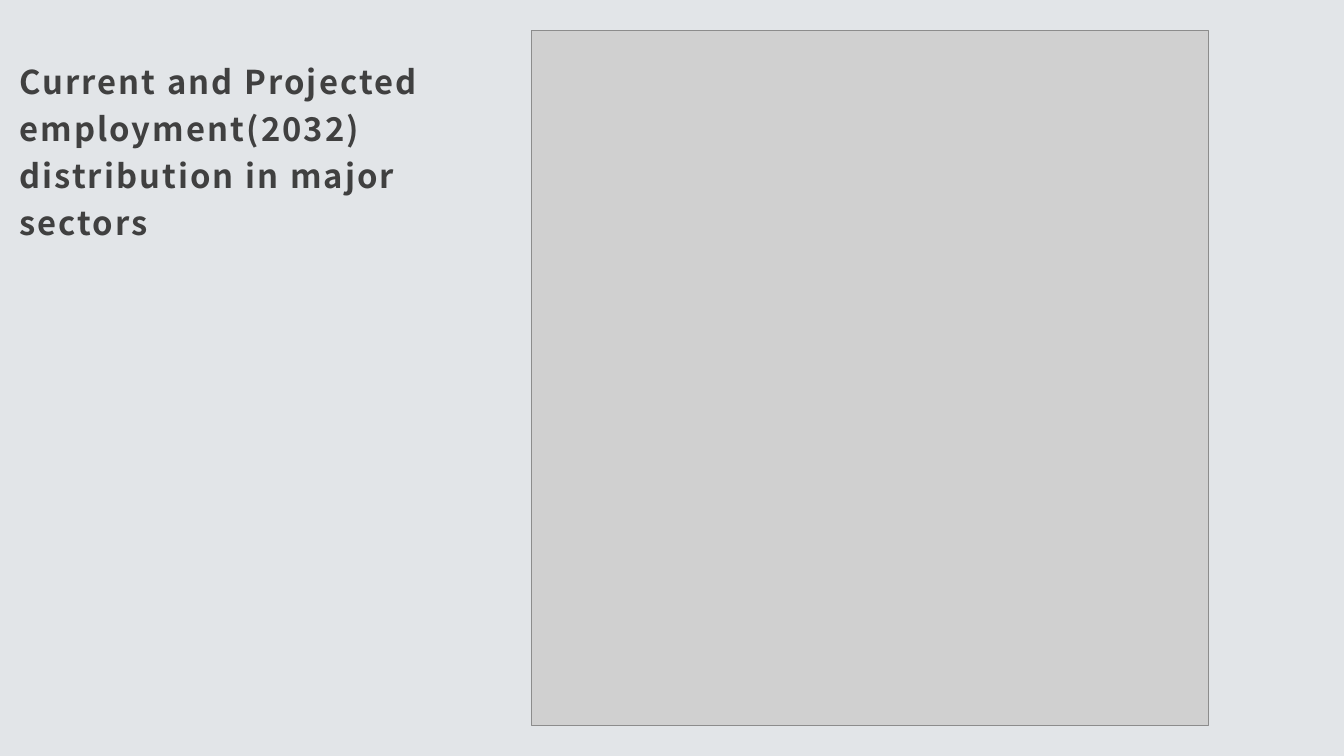
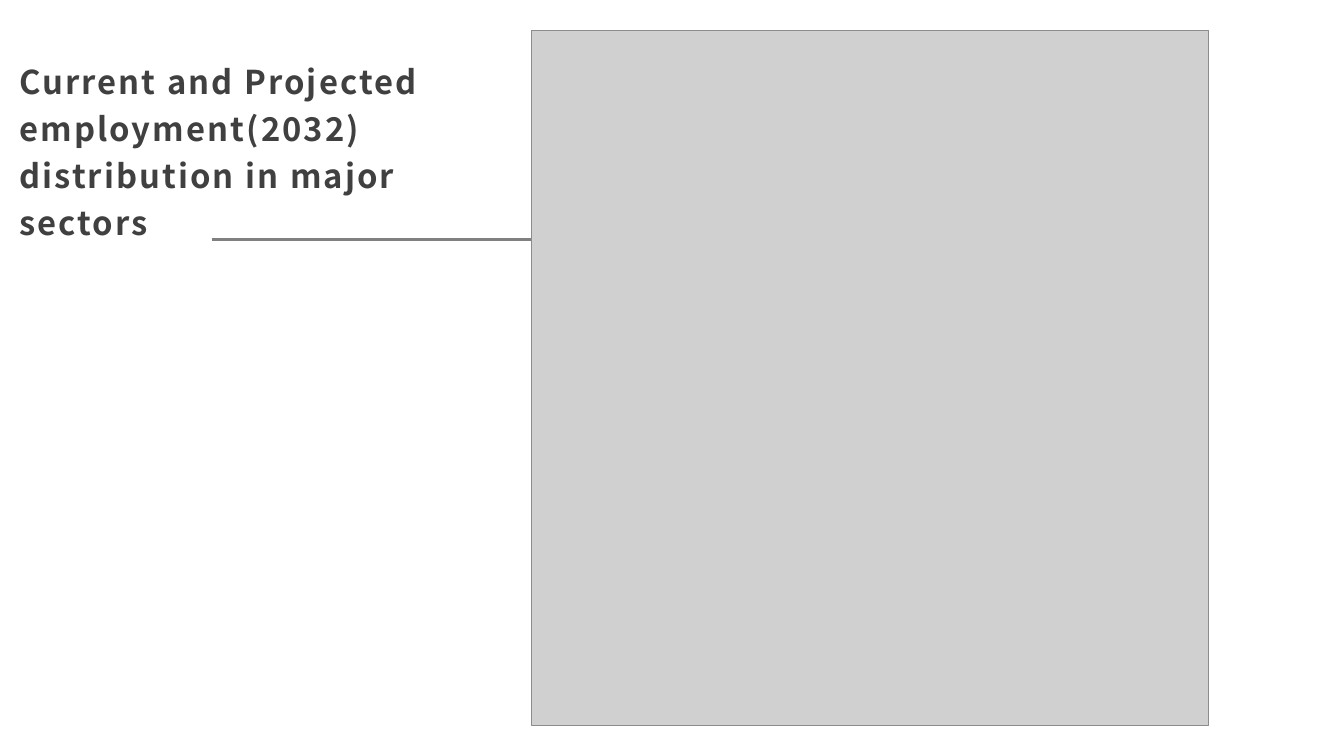
Before and after one commit to vinaya-kusuma/Project1, a slide deck: slide 9 of Project1.pptx. Drawn at 1344x756 pixels with LibreOffice and Linux fonts; fonts in the diff are those of the drawing; grey boxes stand for pictures. Boxes give left, top, right and bottom in pixels: in the first picture for what was removed or moved away, otherwise in the second. Text is boxed around its words. In the diff, an @@ line names an element or a change of style, - is before the commit and + after.

```diff
--- a/Project1.pptx
+++ b/Project1.pptx
@@ background #E2E5E8 to #FFFFFF @@
@@ line added from (212, 240) to (1179, 240), #808080 2 pt @@
```
Also in this commit, not shown: 21 other slides changed, 1 slide added, 3 slides removed.
